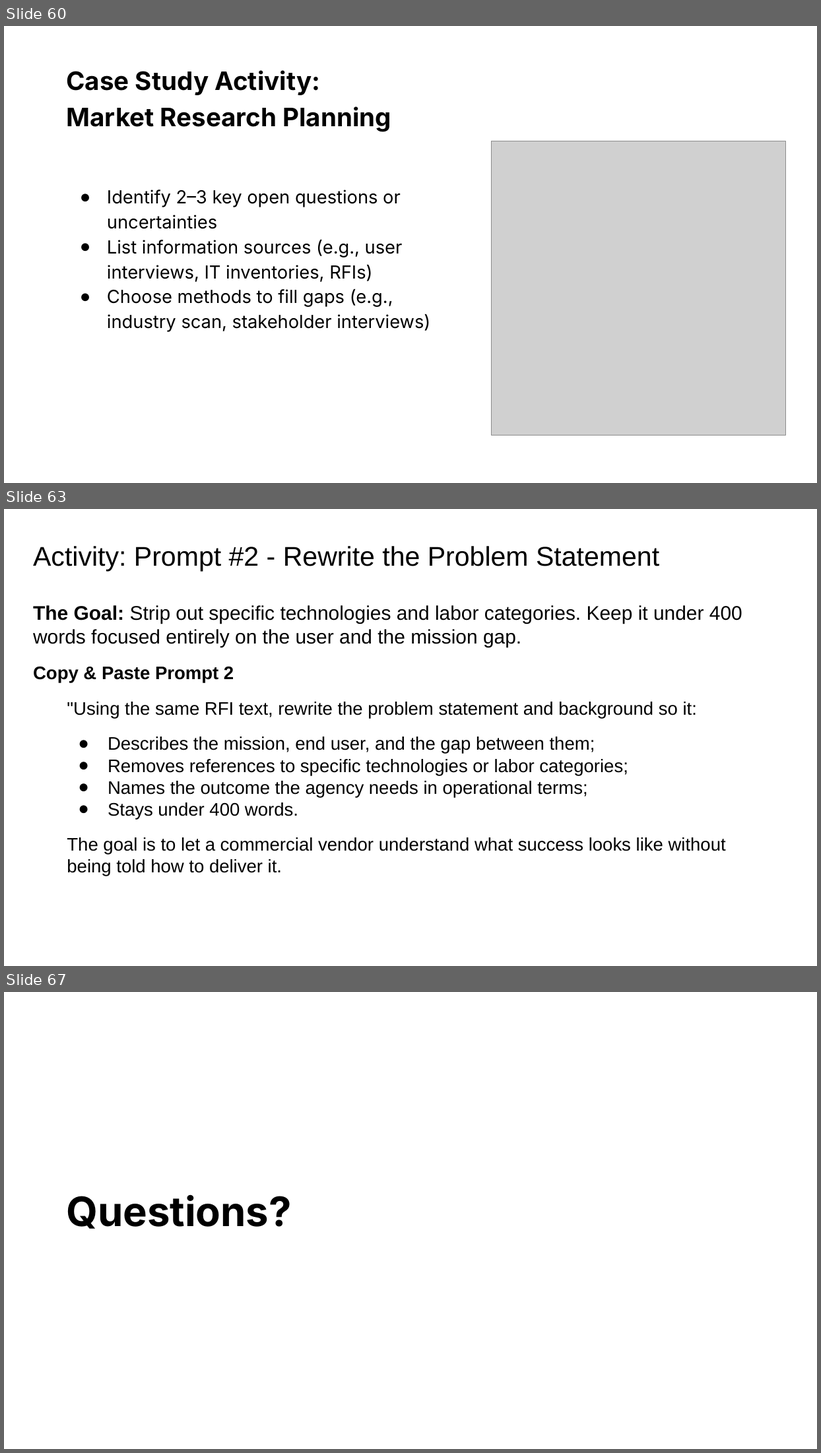
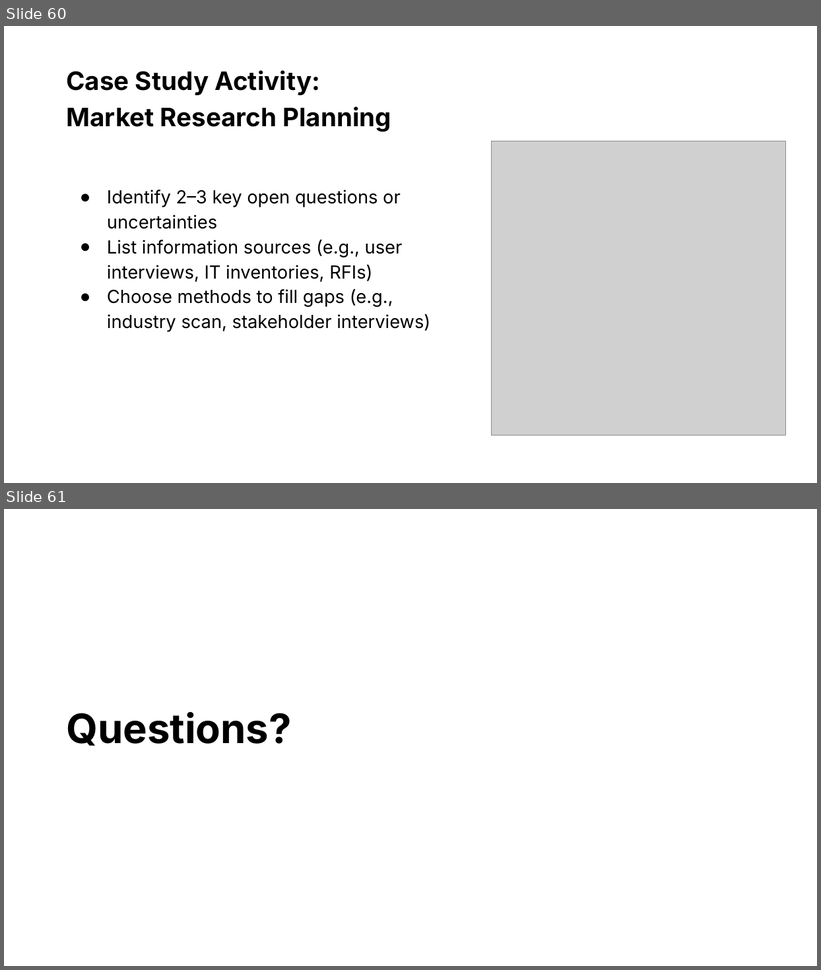
Before and after one commit to usds/ditap-curriculum-update, a slide deck: 3_Curriculum/3A_DITAP-Core-Curriculum/Module-2/In-Class Materials/1_Module 2 Presentation.pptx. Shown one above the other, each under a label of ours: slides 60, 63 and 67 before the commit, slides 60 and 61 after it; the slides between them are not shown. The pictures are 821x1453 and 821x970 pixels, drawn with LibreOffice and Linux fonts; fonts in the diff are those of the drawing; grey boxes stand for pictures. Boxes give left, top, right and bottom in pixels: in the first picture for what was removed or moved away, otherwise in the second. Text is boxed around its words. In the diff, an @@ line names an element or a change of style, - is before the commit and + after.

```diff
--- a/3_Curriculum/3A_DITAP-Core-Curriculum/Module-2/In-Class Materials/1_Module 2 Presentation.pptx
+++ b/3_Curriculum/3A_DITAP-Core-Curriculum/Module-2/In-Class Materials/1_Module 2 Presentation.pptx
@@ slide 63 removed at bbox=[4, 509, 817, 966], background #FFFFFF @@
@@ title removed at bbox=[33, 546, 659, 572] @@
-Activity: Prompt #2 - Rewrite the Problem Statement
@@ text removed at bbox=[33, 605, 743, 877] @@
-The Goal: Strip out specific technologies and labor categories. Keep it under 400 words focused entirely on the user and the mission gap.
-Copy & Paste Prompt 2
-"Using the same RFI text, rewrite the problem statement and background so it:
-● Describes the mission, end user, and the gap between them;
-● Removes references to specific technologies or labor categories;
-● Names the outcome the agency needs in operational terms;
-● Stays under 400 words.
-The goal is to let a commercial vendor understand what success looks like without being told how to deliver it.
@@ what was slide 67 is now slide 61 @@
```
Also in this commit, not shown: 5 other slides removed, 3 other files.
